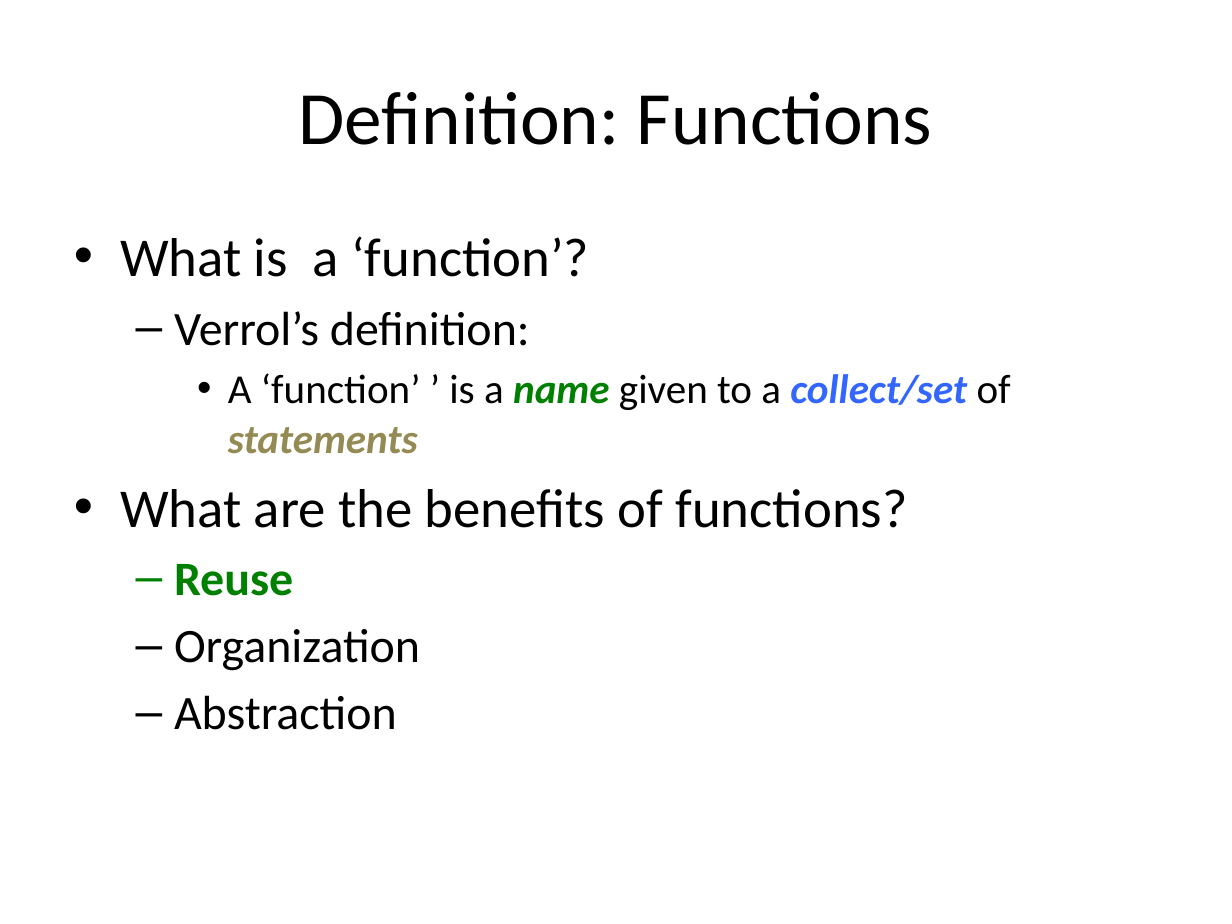
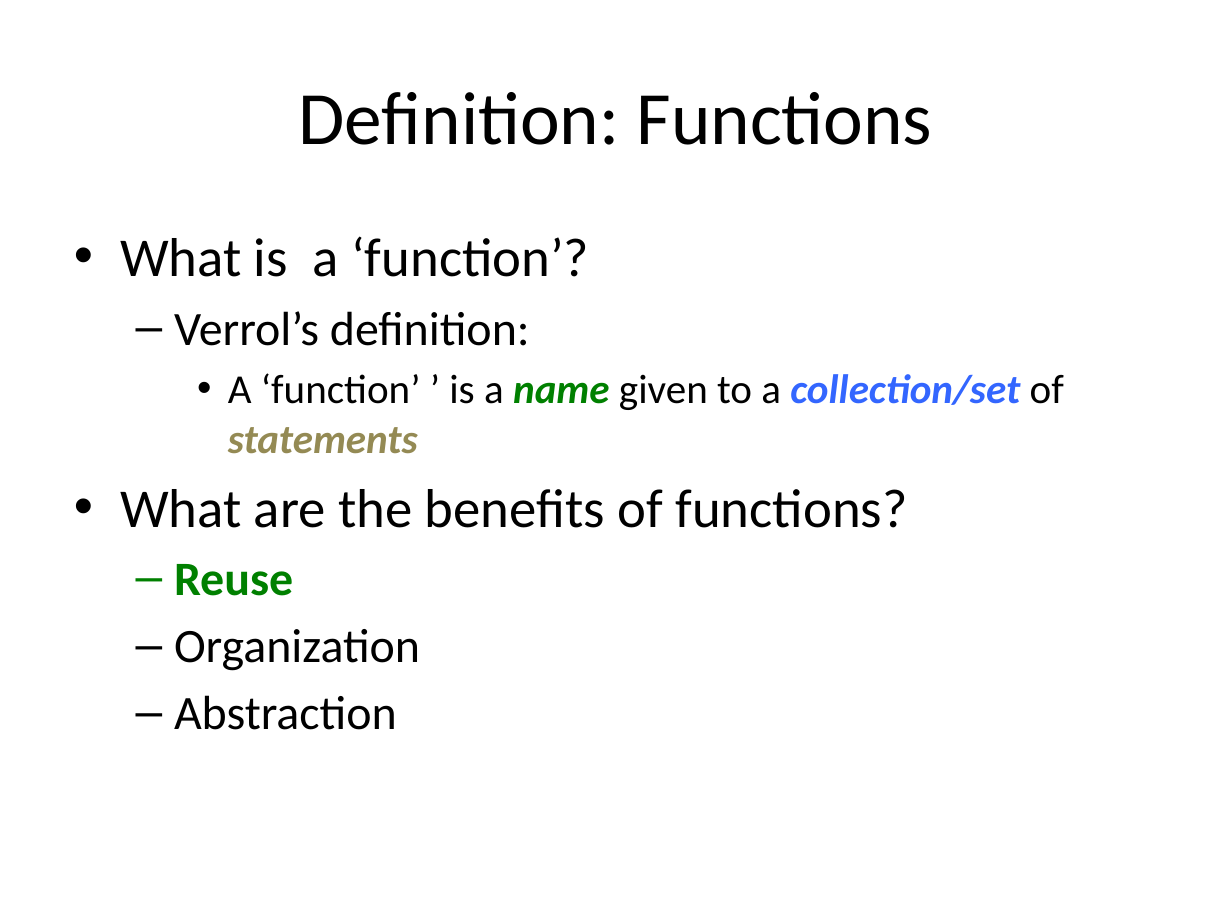
Before and after one commit to xiliax/web-programming-fundamentals, a slide deck: slide 39 of docs/learn-computer-programming.pptx. Drawn at 1232x924 pixels with LibreOffice and Linux fonts; fonts in the diff are those of the drawing. Boxes give left, top, right and bottom in pixels: in the first picture for what was removed or moved away, otherwise in the second. Text is boxed around its words. In the diff, an @@ line names an element or a change of style, - is before the commit and + after.

```diff
--- a/docs/learn-computer-programming.pptx
+++ b/docs/learn-computer-programming.pptx
@@ text at box(228, 373, 1064, 454): text changed; bold on; italic on @@
-    • A ‘function’ ’ is a name given to a collect/set of statements
+    • A ‘function’ ’ is a name given to a collection/set of statements
```
Also in this commit, not shown: 3 other slides changed, 13 slides added, 18 other files.
